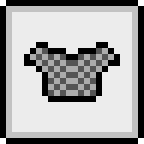
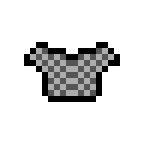
Two versions of the same layered image (144px x 144px). Layer-by-layer changes:
hid "Layer 1" over [0, 0, 144, 144]
